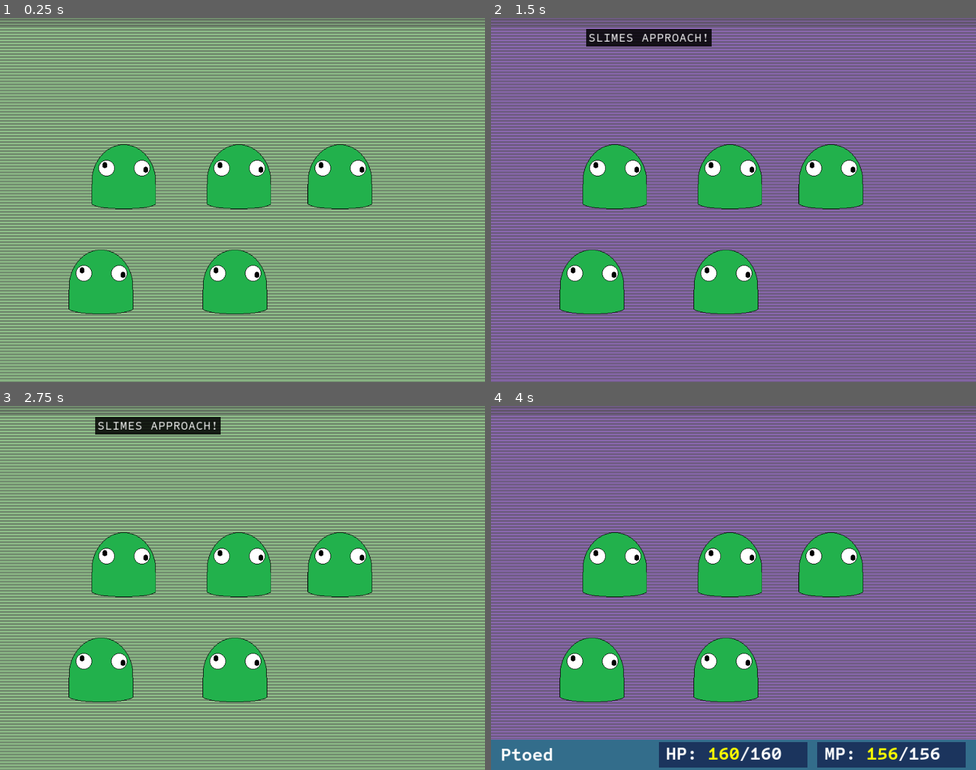
Above: before the commit, frames 1-4 (two rows, left to right).
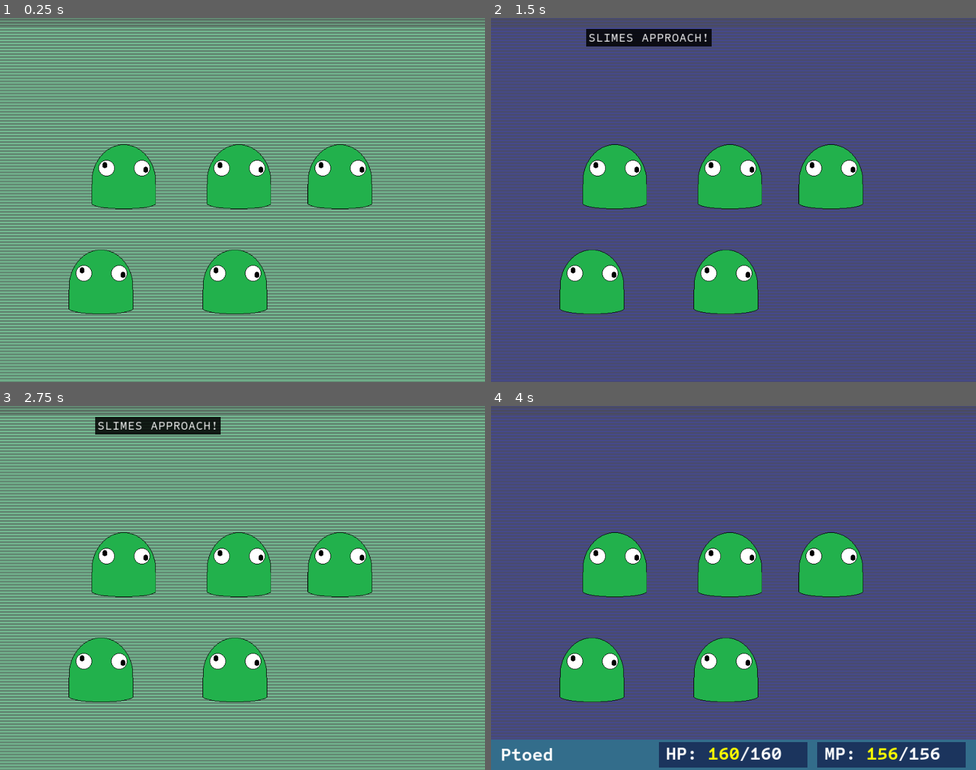
Above: after the commit, the same moments.

Repository: Tougon/CopyrightRPG
Game: Godot game, scene res://src/RPGData/Scenes/BattleScene.tscn
The game is run twice, just before and just after one commit, with the same random seed, the same clock (stepped at 60 frames per second) and the same inputs. Video files are missing from this copy of the repository; at most half a second of black plays in their place.
Inputs (mouse positions are in pixels of both pictures, inside the frame that each line leads up to):
- Up to frame 1 (0.25 s): no input
- Up to frame 2 (1.5 s): tap Enter (ui_accept) at 0.5, 0.77 s; move the mouse to (840, 181) at 0.52 s; press the mouse at (840, 181) at 0.53 s; release the mouse at (840, 181) at 1.25 s; drag from (636, 218) to (709, 272) at 1.27 s
- Up to frame 3 (2.75 s): move the mouse to (291, 507) at 2.02 s; press the mouse at (291, 507) at 2.03 s
- Up to frame 4 (4 s): release the mouse at (782, 507) at 2.75 s; drag from (709, 660) to (588, 533) at 2.77 s; move the mouse to (879, 642) at 3.52 s; press the mouse at (879, 642) at 3.53 s; tap Enter (ui_accept) at 3.77 s

The runs differ from the first frame. In frame 1, 53% of the frame differs, in the area x 0-100%, y 0-100%; in frame 2, 53%; in frame 3, 53%; in frame 4, 48%.

Commit message:
1-29-24 - Loop fix
Fixed issue where using any loop modifier (per entity or per hit) would break the animation sequence for all other entities that use the same sequence later.

Diff:
--- a/assets/Animations/Sequences/test_anim.tres
+++ b/assets/Animations/Sequences/test_anim.tres
@@ -15,14 +15,25 @@
 
 [sub_resource type="Resource" id="Resource_5quh4"]
 script = ExtResource("1_chofk")
-num_loops = 1
-loop_targets = false
+num_loops = -1
+loop_targets = true
 
 [sub_resource type="Resource" id="Resource_3jtwj"]
 script = ExtResource("2_st50u")
 frame = 1
 frame_order = 5
 action = SubResource("Resource_5quh4")
+
+[sub_resource type="Resource" id="Resource_jywrx"]
+script = ExtResource("1_chofk")
+num_loops = -1
+loop_targets = false
+
+[sub_resource type="Resource" id="Resource_gsb1u"]
+script = ExtResource("2_st50u")
+frame = 2
+frame_order = 5
+action = SubResource("Resource_jywrx")
 
 [sub_resource type="Resource" id="Resource_bu1ul"]
 script = ExtResource("2_hn3wi")
@@ -137,6 +148,15 @@
 frame_order = 0
 action = SubResource("Resource_ne1jy")
 
+[sub_resource type="Resource" id="Resource_6n31k"]
+script = ExtResource("5_fwsco")
+
+[sub_resource type="Resource" id="Resource_vucge"]
+script = ExtResource("2_st50u")
+frame = 28
+frame_order = 0
+action = SubResource("Resource_6n31k")
+
 [sub_resource type="Resource" id="Resource_7127s"]
 script = ExtResource("2_hn3wi")
 target = "Sprite2D"
@@ -231,4 +251,4 @@
 script = ExtResource("1_42ti6")
 animation_name = "Test"
 hide_ui_on_start = true
-animation_sequence = Array[ExtResource("2_st50u")]([SubResource("Resource_3jtwj"), SubResource("Resource_fbclg"), SubResource("Resource_khlsu"), SubResource("Resource_q3dud"), SubResource("Resource_atue2"), SubResource("Resource_1e5uo"), SubResource("Resource_6ya30"), SubResource("Resource_xc5jk"), SubResource("Resource_u0ohg"), SubRe …(88 unchanged characters)…
+animation_sequence = Array[ExtResource("2_st50u")]([SubResource("Resource_3jtwj"), SubResource("Resource_gsb1u"), SubResource("Resource_fbclg"), SubResource("Resource_khlsu"), SubResource("Resource_q3dud"), SubResource("Resource_atue2"), SubResource("Resource_1e5uo"), SubResource("Resource_6ya30"), SubResource("Resource_xc5jk"), SubResource("Resource_vucge"), SubResource("Resource_u0ohg"), SubRe …(88 unchanged characters)…
--- a/assets/Entities/test_player_2.tres
+++ b/assets/Entities/test_player_2.tres
@@ -4,7 +4,7 @@
 
 [resource]
 script = ExtResource("1_2h4bc")
-name_key = "T_ENTITY_PTOED"
+name_key = "T_ENTITY_OLDALLY"
 description_key = "T_DESCRIPTION_SLIME"
 gender = 0
 generic = false
--- a/assets/Localization/TextDatabase.csv
+++ b/assets/Localization/TextDatabase.csv
@@ -12,8 +12,11 @@
 T_BATTLE_MP_BAD,{entity} does not have enough MP!,,
 T_BATTLE_TURN_READY,{entity} is thinking...,,
 T_CAST_ATTACK,{article_def}{entity} attacks!,,
+T_CAST_PARTYWIPE,{article_def}{entity} wipes the party!,,
 T_DESCRIPTION_SLIME,Currently under construction.,,
 T_ENTITY_ALL,All,,
+T_ENTITY_OLDALLY,Old Ally,,
+T_ENTITY_OLDALLY_PLURAL,Old Ally,,
 T_ENTITY_PTOED,Ptoed,,
 T_ENTITY_PTOED_PLURAL,Ptoed,,
 T_ENTITY_SLIME,Slime,,
--- a/addons/totween/Samples/sample_focus_exited.tres
+++ b/assets/Spells/test_multi_attack_spell.tres
@@ -1,28 +1,34 @@
-[gd_resource type="Resource" script_class="TweenResource" load_steps=6 format=3 uid="uid://cw1latpwjpgyy"]
+[gd_resource type="Resource" script_class="DamageSpell" load_steps=4 format=3 uid="uid://b2uuuo2sg36ek"]
 
-[ext_resource type="Script" path="res://addons/totween/src/tween_resource.gd" id="1_nhim2"]
-[ext_resource type="Script" path="res://addons/totween/src/tween_frame.gd" id="2_a4psq"]
-[ext_resource type="Script" path="res://addons/totween/src/tween_group.gd" id="3_hvele"]
+[ext_resource type="Resource" uid="uid://bs6g8nyjbm8sq" path="res://assets/Animations/Sequences/test_anim.tres" id="1_rhe1y"]
+[ext_resource type="Script" path="res://src/RPGData/Scripts/Spells/damage_spell.gd" id="1_wntlk"]
 
-[sub_resource type="Resource" id="Resource_e2fb4"]
-script = ExtResource("2_a4psq")
-target = ""
-property_name = "modulate"
-material_property = false
-duration = 0.5
-delay = 0.0
-transition = 4
-ease = 1
-relative = false
-"Use From" = false
-"Value Type" = 5
-"Color Value" = Color(1, 1, 1, 1)
-
-[sub_resource type="Resource" id="Resource_i1pu1"]
-script = ExtResource("3_hvele")
-frames = Array[ExtResource("2_a4psq")]([SubResource("Resource_e2fb4")])
+[sub_resource type="Curve" id="Curve_clwet"]
+_data = [Vector2(0, 0), 0.0, 0.0, 0, 0, Vector2(1, 1), 1.4, 0.0, 0, 0]
+point_count = 2
 
 [resource]
-script = ExtResource("1_nhim2")
-tween_name = "Focus Exited"
-sequence = Array[ExtResource("3_hvele")]([SubResource("Resource_i1pu1")])
+script = ExtResource("1_wntlk")
+spell_power = 10.0
+spell_attack_type = 0
+vary_defense_type = false
+spell_defense_type = 0
+vary_hit_count = true
+min_number_of_hits = 2
+max_number_of_hits = 6
+hit_count_curve = SubResource("Curve_clwet")
+check_accuracy = true
+spell_accuracy = 100.0
+check_accuracy_per_hit = false
+spell_accuracy_per_hit = 100.0
+can_critical = true
+critical_chance = 16
+spell_name_key = "T_SPELL_ATTACK"
+spell_description_key = ""
+spell_cast_message_key = "T_CAST_PARTYWIPE"
+spell_type = 1
+spell_target = 0
+spell_cost = 0
+spell_priority = 0
+spell_flags = Array[Resource("res://addons/tflags/scripts/tflag.gd")]([])
+animation_sequence = ExtResource("1_rhe1y")
--- a/src/AnimationSequence/Scripts/Actions/begin_loop.gd
+++ b/src/AnimationSequence/Scripts/Actions/begin_loop.gd
@@ -6,10 +6,14 @@
 @export var loop_targets : bool;
 
 func execute(sequence : AnimationSequence):
+	var loops = num_loops;
+
 	if loop_targets :
-		num_loops = sequence.target.size();
+		loops = sequence.target.size();
+	elif num_loops < 0 :
+		loops = sequence.loop;
 
-	var loop = AnimationSequenceLoop.new(sequence.current_frame, num_loops);
+	var loop = AnimationSequenceLoop.new(sequence.current_frame, loops);
 	sequence.loops.append(loop);
 	sequence.looping = true;
 
--- a/src/AnimationSequence/Scripts/Actions/end_loop.gd
+++ b/src/AnimationSequence/Scripts/Actions/end_loop.gd
@@ -4,6 +4,7 @@
 
 func execute(sequence : AnimationSequence):
 	var current_loop = sequence.loops[sequence.loops.size() - 1];
+
 	current_loop.num_iterations += 1;
 
 	if current_loop.num_iterations < current_loop.num_loops:
--- a/src/RPGData/Scenes/BattleScene.tscn
+++ b/src/RPGData/Scenes/BattleScene.tscn
@@ -1,10 +1,11 @@
-[gd_scene load_steps=20 format=3 uid="uid://ddi8dyt27p6u7"]
+[gd_scene load_steps=21 format=3 uid="uid://ddi8dyt27p6u7"]
 
 [ext_resource type="Script" path="res://src/RPGData/Scenes/BattleScene.gd" id="1_nawhs"]
 [ext_resource type="PackedScene" uid="uid://d3k0ig02qtnal" path="res://src/VideoPlayer/video_player.tscn" id="2_ddg1s"]
 [ext_resource type="Texture2D" uid="uid://nkbiikaeih7v" path="res://assets/UIGeneric/circle_feathered.png" id="2_vttnk"]
 [ext_resource type="Shader" path="res://src/Shaders/texture_mask.gdshader" id="3_8sqf3"]
 [ext_resource type="Texture2D" uid="uid://c4o1k7krgkam4" path="res://assets/UIGeneric/white.png" id="3_tos7b"]
+[ext_resource type="Resource" uid="uid://b2uuuo2sg36ek" path="res://assets/Spells/test_multi_attack_spell.tres" id="4_7f42j"]
 [ext_resource type="PackedScene" uid="uid://ca6d0l8ch43v4" path="res://src/RPGData/Scenes/Entity/PlayerController.tscn" id="4_al1wb"]
 [ext_resource type="Resource" uid="uid://bl7lkqotimci2" path="res://assets/Spells/test_attack_spell.tres" id="5_7bqix"]
 [ext_resource type="Script" path="res://addons/toui/src/tween_player_ui.gd" id="5_35o0w"]
@@ -59,7 +60,7 @@
 
 [node name="TempPlayer" parent="Entities" instance=ExtResource("4_al1wb")]
 position = Vector2(200, 522)
-attack_action = ExtResource("5_7bqix")
+attack_action = ExtResource("4_7f42j")
 current_entity = ExtResource("6_j3wjk")
 use_override_direction = null
 override_direction = null
--- a/src/VideoPlayer/video_player.tscn
+++ b/src/VideoPlayer/video_player.tscn
@@ -5,8 +5,8 @@
 [ext_resource type="Script" path="res://src/VideoPlayer/video_player.gd" id="3_ipy4h"]
 
 [sub_resource type="Gradient" id="Gradient_sr4ea"]
-offsets = PackedFloat32Array(0, 0.497653, 1)
-colors = PackedColorArray(0.635294, 0.984314, 0.545098, 1, 0.59053, 0.297286, 0.833678, 1, 0.635294, 0.984314, 0.545098, 1)
+offsets = PackedFloat32Array(0, 0.267606, 0.497653, 0.7277, 1)
+colors = PackedColorArray(0.635294, 0.984314, 0.545098, 1, 0.211765, 0.517647, 0.8, 1, 0.309778, 0.112801, 0.460843, 1, 0.211765, 0.517647, 0.8, 1, 0.635294, 0.984314, 0.545098, 1)
 
 [sub_resource type="GradientTexture2D" id="GradientTexture2D_suad4"]
 gradient = SubResource("Gradient_sr4ea")
Not shown: 1 places in assets/Animations/Sequences/test_anim.tres that only renumber resources
Binary file changed: assets/Localization/TextDatabase.en.translation
Binary file changed: assets/Localization/TextDatabase.es.translation
Binary file changed: assets/Localization/TextDatabase.ja.translation
